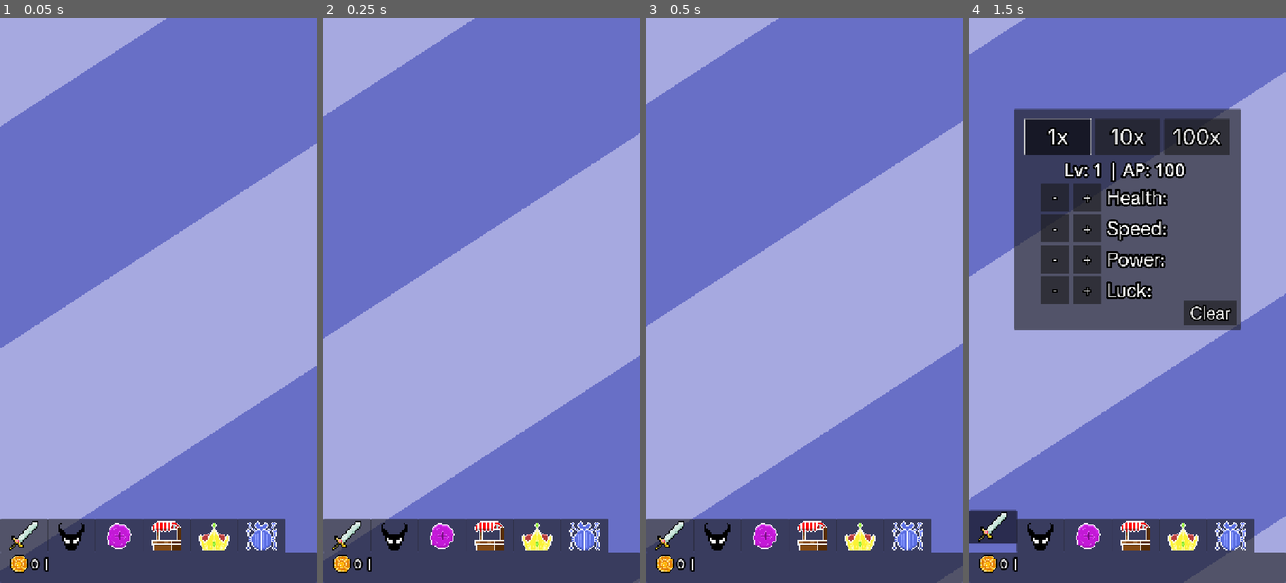
Above: before the commit, frames 1-4 (left to right).
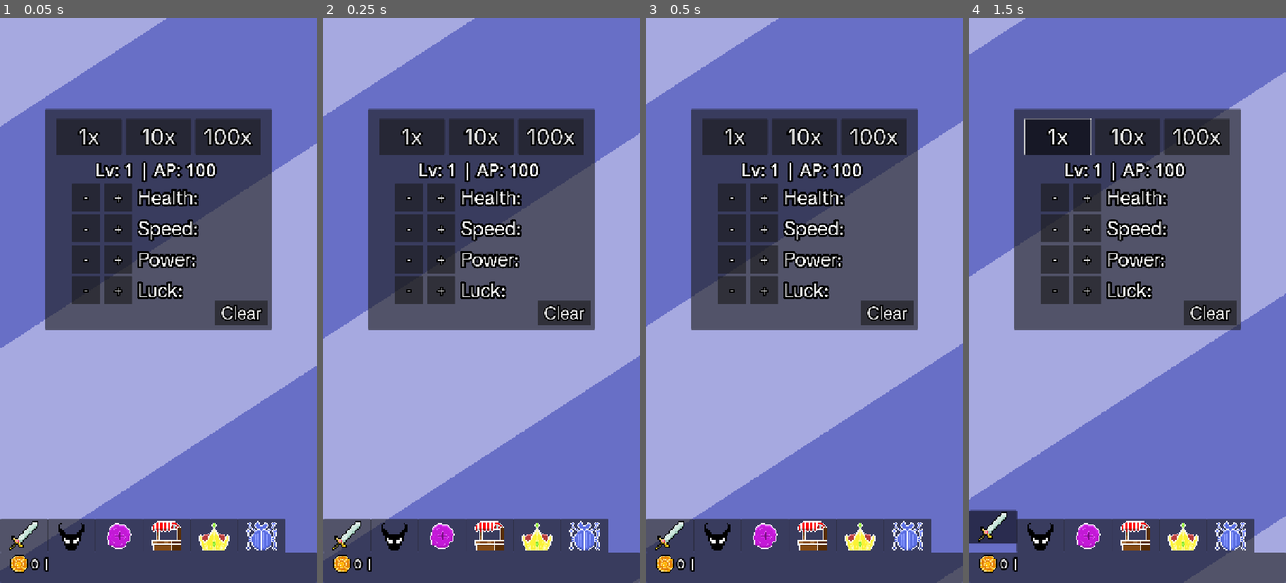
Above: after the commit, the same moments.

Repository: Nano95/project_RUNES
Game: Godot game, scene res://Scenes/Main.tscn
Two runs of this game, one before a commit and one after it. Both use one fixed random seed, a clock stepped at 60 frames per second and the inputs below. The engine's default icon, where the game draws it, is replaced by a stand-in: a white triangle on a blue panel in a dark square.
Inputs (mouse positions are in pixels of both pictures, inside the frame that each line leads up to):
- Up to frame 1 (0.05 s): no input
- Up to frame 2 (0.25 s): no input
- Up to frame 3 (0.5 s): no input
- Up to frame 4 (1.5 s): click (994, 537) at 0.5 s; click "1x" at 1.25 s

The runs differ from the first frame. In frame 1, 28% of the frame differs, in the area x 14-86%, y 16-56%; in frame 2, 28%; in frame 3, 28%; in frame 4, nothing differs.

Commit message:
emit first button of the menu button nav

Diff:
--- a/Scripts/MenuSideButtons.gd
+++ b/Scripts/MenuSideButtons.gd
@@ -47,3 +47,6 @@
 		play_selected()
 	else:
 		play_unselected()
+
+func emit_my_cta() -> void:
+	button.pressed.emit()
--- a/Scripts/Resources/SaveData.gd
+++ b/Scripts/Resources/SaveData.gd
@@ -73,8 +73,14 @@
 @export var available_ap:int = 0
 @export var base_stats:Dictionary = { "health": 10, "focus": 10, "power": 10, "luck": 10 }
 @export var allocated_stats:Dictionary = { "health": 0, "focus": 0, "power": 0, "luck": 0 }
-
+@export var prestige_points_available:int = 0
+@export var prestige_points_spent:int = 0
+@export var prestige_level:int = 0
+@export var prestige_unlocked:bool = false
 @export_category("Stats")
+
+@export var highest_level_reached:int = 0
+@export var total_prestige_points_earned:int = 0
 @export var runes_used:int = 0
 @export var enemies_killed:int = 0
 @export var total_runes_obtained: Dictionary = {
@@ -277,7 +283,7 @@
 		category = "essence" #?
 	},
 	{
-		id = "pickpocket",
+		id = "extra_gold_20",
 		name = "Pick Pocket", # better name?
 		desc = "Earn 20% more gold from defeated monsters.", # Better desc?
 		toggled = false,
@@ -293,7 +299,34 @@
 		cost = 100,
 		type = "combat", #?
 		category = "buff" #?
-	}
+	},
+	{
+		id = "extra_rune_slot",
+		name = "Battle-ready", # better name?
+		desc = "+1 rune slot available in battle.", # Better desc?
+		toggled = false,
+		cost = 100,
+		type = "economy", #?
+		category = "exp" #?
+	},
+	{
+		id = "extra_exp_15",
+		name = "Student", # better name?
+		desc = "Earn 15% more exp from defeated monsters.", # Better desc?
+		toggled = false,
+		cost = 40,
+		type = "economy", #?
+		category = "exp" #?
+	},
+	{
+		id = "extra_exp_20",
+		name = "Senpai", # better name?
+		desc = "Earn 20% more exp from defeated monsters.", # Better desc?
+		toggled = false,
+		cost = 95,
+		type = "economy", #?
+		category = "exp" #?
+	},
 ]
 @export var curses:Array = [
 	{
--- a/Scripts/SideButtonsContainer.gd
+++ b/Scripts/SideButtonsContainer.gd
@@ -48,6 +48,7 @@
 		side_buttons.append(btn)
 		v_id += 1
 
+	side_buttons[0].emit_my_cta()
 	for i in range(side_buttons.size()):
 		var btn = side_buttons[i]
 		btn.play_slide_in(i * 0.1) # cascading delay
